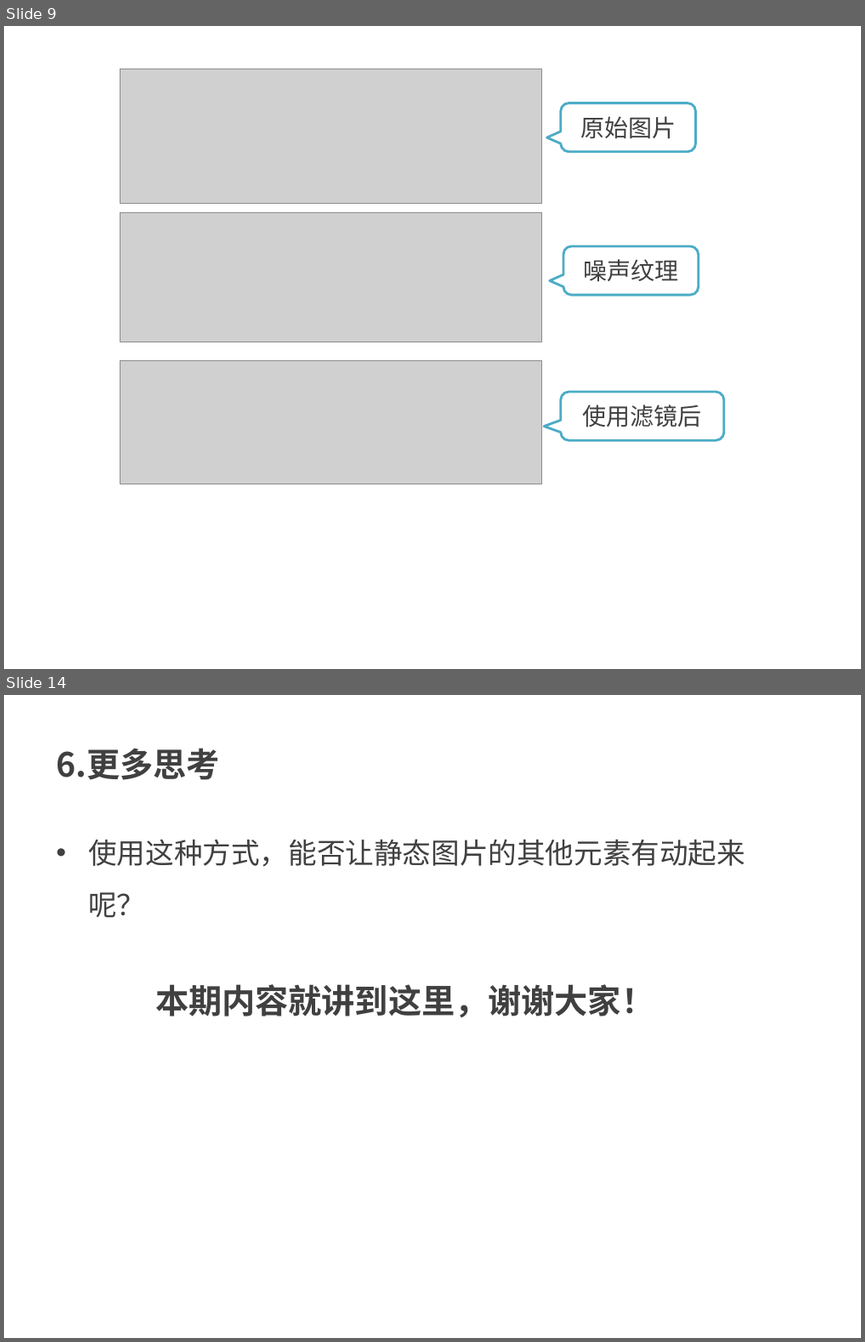
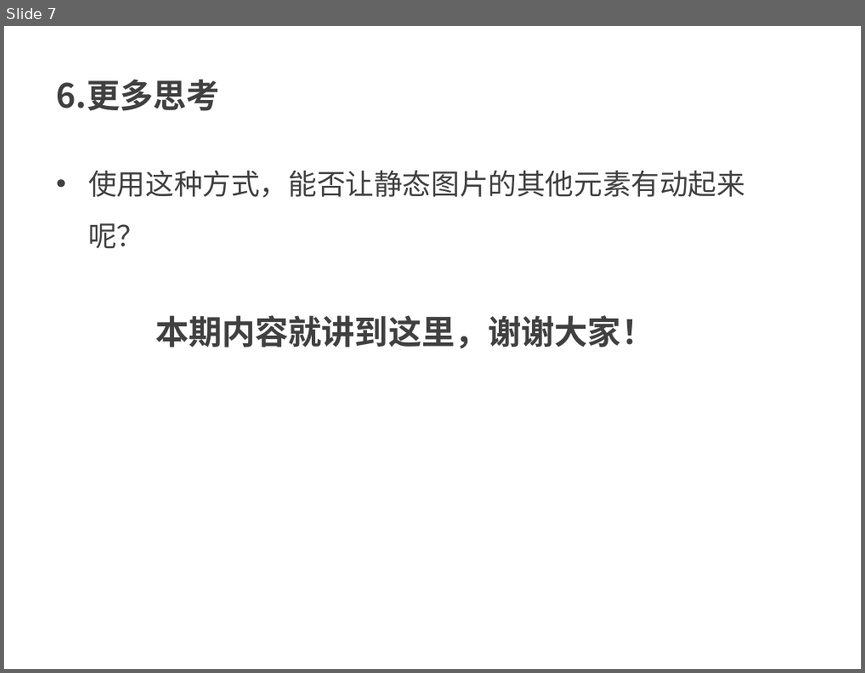
Before and after one commit to kong66/webAni, a slide deck: 17-svg-filter-text-screen/17.pptx. Shown one above the other, each under a label of ours: slides 9 and 14 before the commit, slide 7 after it; the slides between them are not shown. The pictures are 865x1342 and 865x673 pixels, drawn with LibreOffice and Linux fonts; fonts in the diff are those of the drawing; grey boxes stand for pictures. Boxes give left, top, right and bottom in pixels: in the first picture for what was removed or moved away, otherwise in the second. Text is boxed around its words. In the diff, an @@ line names an element or a change of style, - is before the commit and + after.

```diff
--- a/17-svg-filter-text-screen/17.pptx
+++ b/17-svg-filter-text-screen/17.pptx
@@ slide 9 removed at bbox=[4, 26, 861, 669], background #FFFFFF @@
@@ picture removed at bbox=[120, 68, 542, 204] @@
@@ rounded speech box removed at bbox=[561, 103, 695, 152] @@
-原始图片
@@ picture removed at bbox=[120, 212, 542, 342] @@
@@ rounded speech box removed at bbox=[563, 246, 698, 295] @@
-噪声纹理
@@ picture removed at bbox=[120, 361, 542, 483] @@
@@ rounded speech box removed at bbox=[561, 392, 725, 441] @@
-使用滤镜后
@@ what was slide 14 is now slide 7 @@
```
Also in this commit, not shown: 4 slides changed, 2 slides added, 8 other slides removed, 2 other files.
